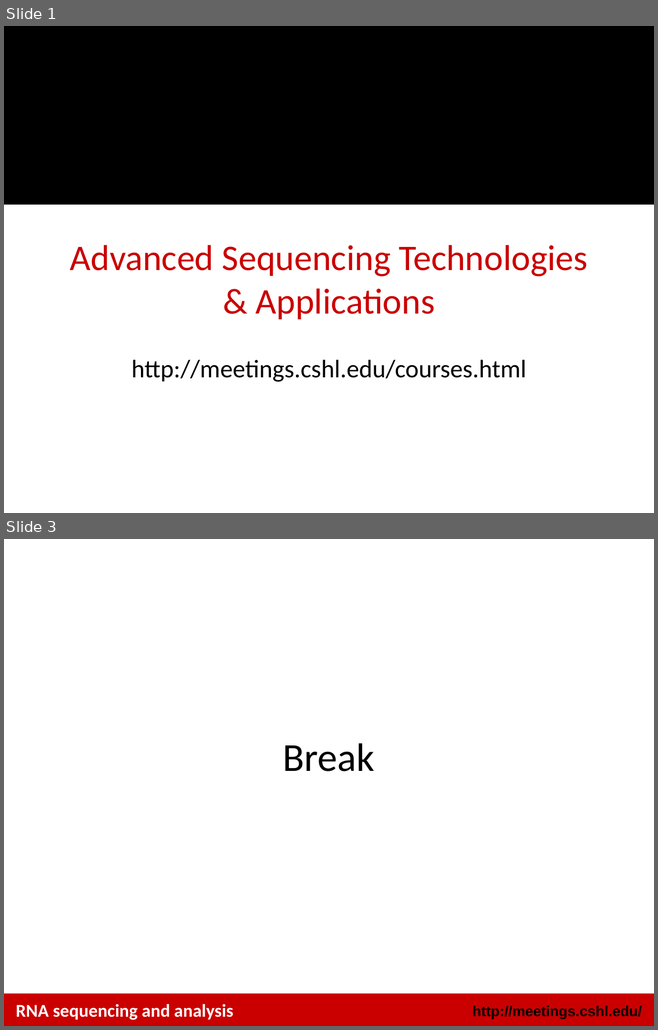
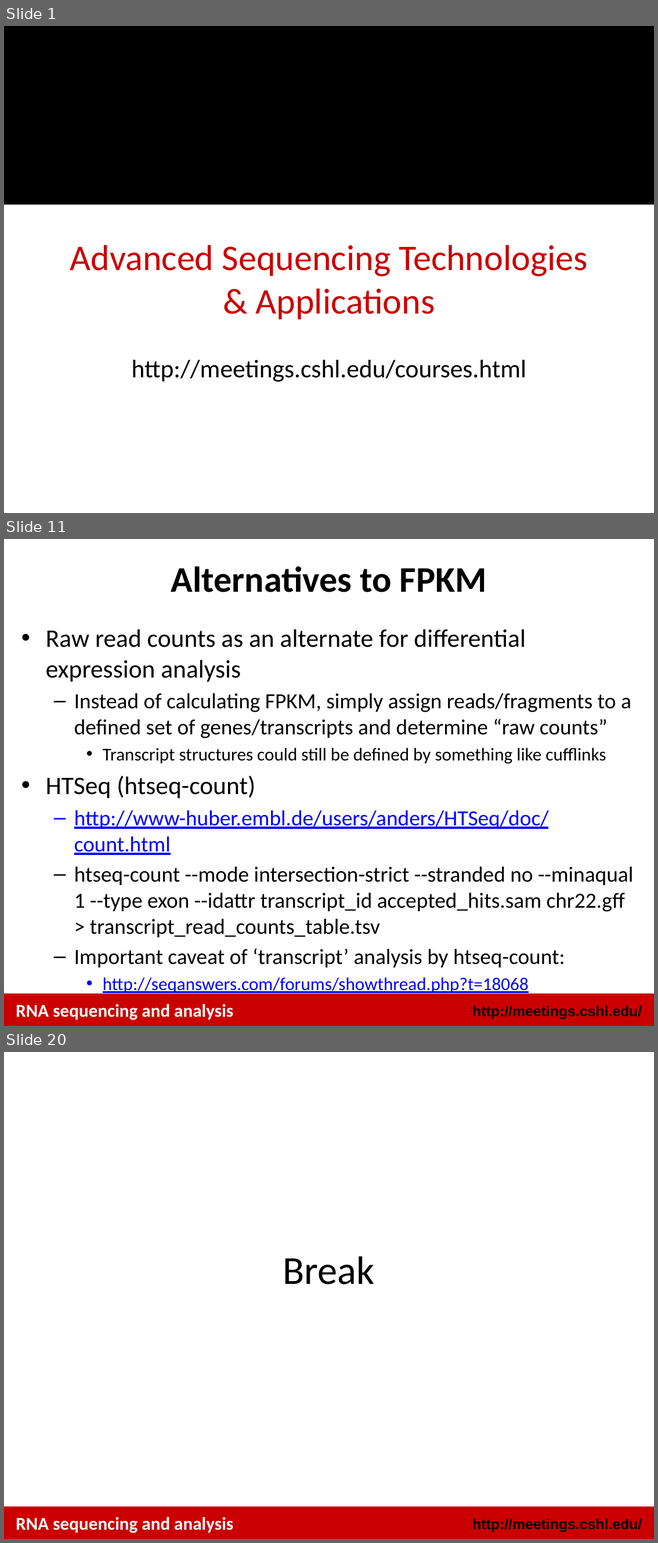
Before and after one commit to griffithlab/rnaseq_tutorial_wiki, a slide deck: LectureFiles/cshl/2016/RNASeq_Module3_Lecture.pptx. Shown one above the other, each under a label of ours: slides 1 and 3 before the commit, slides 1, 11 and 20 after it; the slides between them are not shown. The pictures are 658x1030 and 658x1543 pixels, drawn with LibreOffice and Linux fonts; fonts in the diff are those of the drawing; background and template pictures are left out. Boxes give left, top, right and bottom in pixels: in the first picture for what was removed or moved away, otherwise in the second. Text is boxed around its words. In the diff, an @@ line names an element or a change of style, - is before the commit and + after.

```diff
--- a/LectureFiles/cshl/2016/RNASeq_Module3_Lecture.pptx
+++ b/LectureFiles/cshl/2016/RNASeq_Module3_Lecture.pptx
@@ slide 11 added at box(4, 539, 654, 1026), background #FFFFFF; not listed: 2 template elements that a slide beside it also shows @@
@@ title added at box(171, 566, 487, 592), 40 pt, text #000000, bold @@
+Alternatives to FPKM
@@ text added at box(46, 629, 633, 968), 24 pt, text #000000 @@
+• Raw read counts as an alternate for differential expression analysis
+  – Instead of calculating FPKM, simply assign reads/fragments to a defined set of genes/transcripts and determine “raw counts”
+    • Transcript structures could still be defined by something like cufflinks
+• HTSeq (htseq-count)
+  – http://www-huber.embl.de/users/anders/HTSeq/doc/count.html
+  – htseq-count --mode intersection-strict --stranded no --minaqual 1 --type exon --idattr transcript_id accepted_hits.sam chr22.gff > transcript_read_counts_table.tsv
+  – Important caveat of ‘transcript’ analysis by htseq-count:
+    • http://seqanswers.com/forums/showthread.php?t=18068
@@ text added at box(16, 1004, 233, 1020), 20 pt, text #FFFFFF, bold @@
+RNA sequencing and analysis
@@ what was slide 3 is now slide 20 @@
```
Also in this commit, not shown: 1 slide changed, 16 other slides added, 3 other files.
